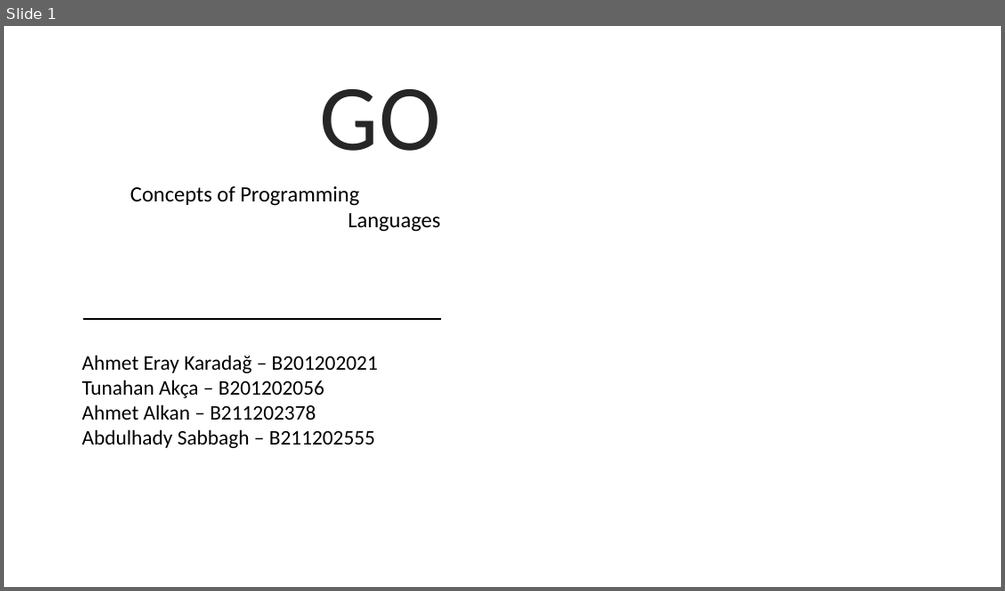
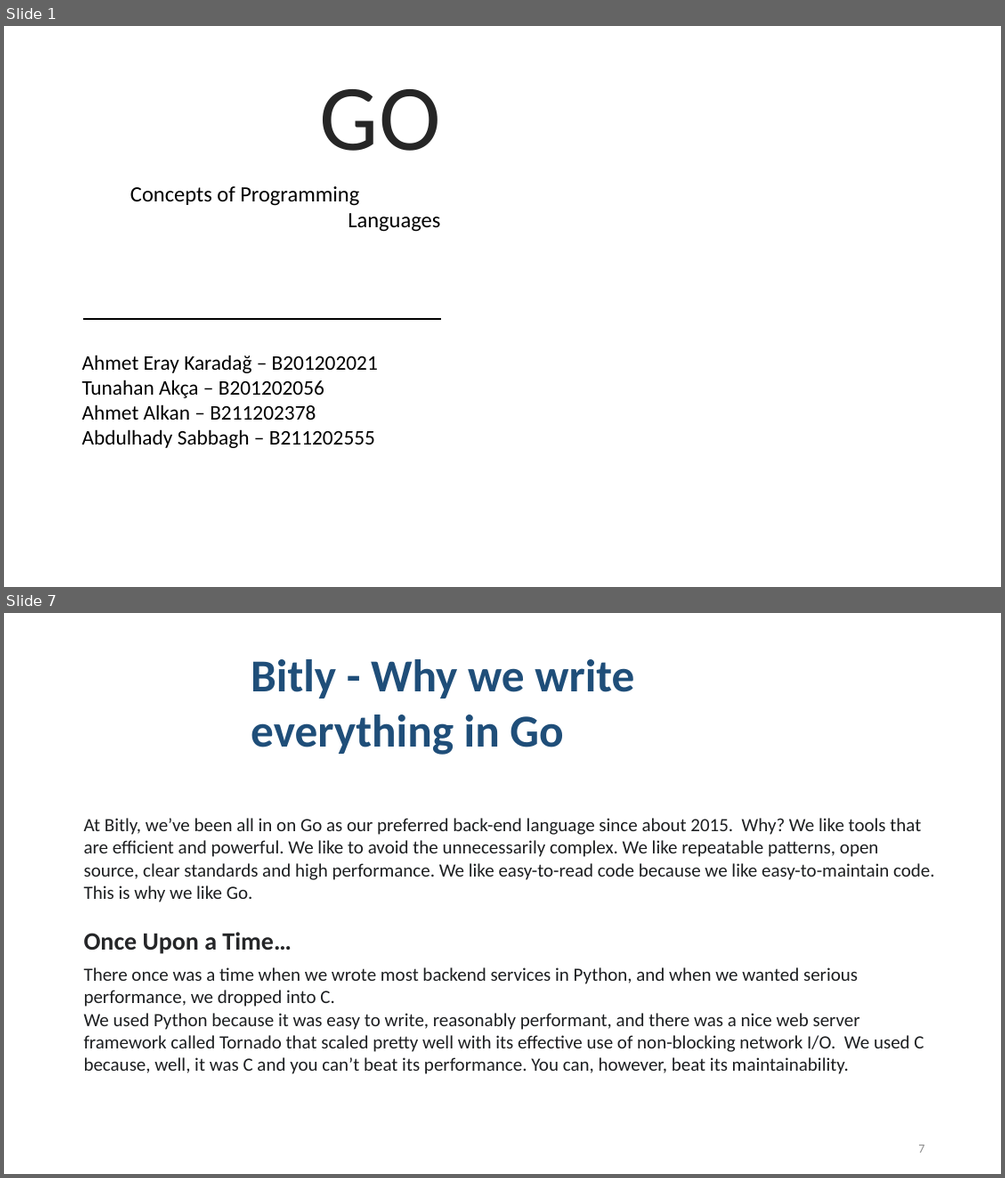
Before and after one commit to eraykaradag/pdp, a slide deck: GO.pptx. Shown one above the other, each under a label of ours: slide 1 before the commit, slides 1 and 7 after it; the slides between them are not shown. The pictures are 1005x591 and 1005x1178 pixels, drawn with LibreOffice and Linux fonts; fonts in the diff are those of the drawing; background and template pictures are left out. Boxes give left, top, right and bottom in pixels: in the first picture for what was removed or moved away, otherwise in the second. Text is boxed around its words. In the diff, an @@ line names an element or a change of style, - is before the commit and + after.

```diff
--- a/GO.pptx
+++ b/GO.pptx
@@ slide 7 added at (4,613,1001,1174), background picture (left out) @@
@@ text added at (251,659,634,755), 44 pt, text #1F4E79, bold @@
+Bitly - Why we write everything in Go
@@ text added at (84,818,935,1074), 18 pt, text #1D1F21 @@
+At Bitly, we’ve been all in on Go as our preferred back-end language since about 2015. Why? We like tools that are efficient and powerful. We like to avoid the unnecessarily complex. We like repeatable patterns, open source, clear standards and high performance. We like easy-to-read code because we like easy-to-maintain code. This is why we like Go.
+Once Upon a Time…
+There once was a time when we wrote most backend services in Python, and when we wanted serious performance, we dropped into C.
+We used Python because it was easy to write, reasonably performant, and there was a nice web server framework called Tornado that scaled pretty well with its effective use of non-blocking network I/O. We used C because, well, it was C and you can’t beat its performance. You can, however, beat its maintainability.
@@ page number added at (918,1144,924,1152), 12 pt, text #8C8C8C @@
+7
```
Also in this commit, not shown: 2 slides changed, 7 other slides added, 1 slide removed.
